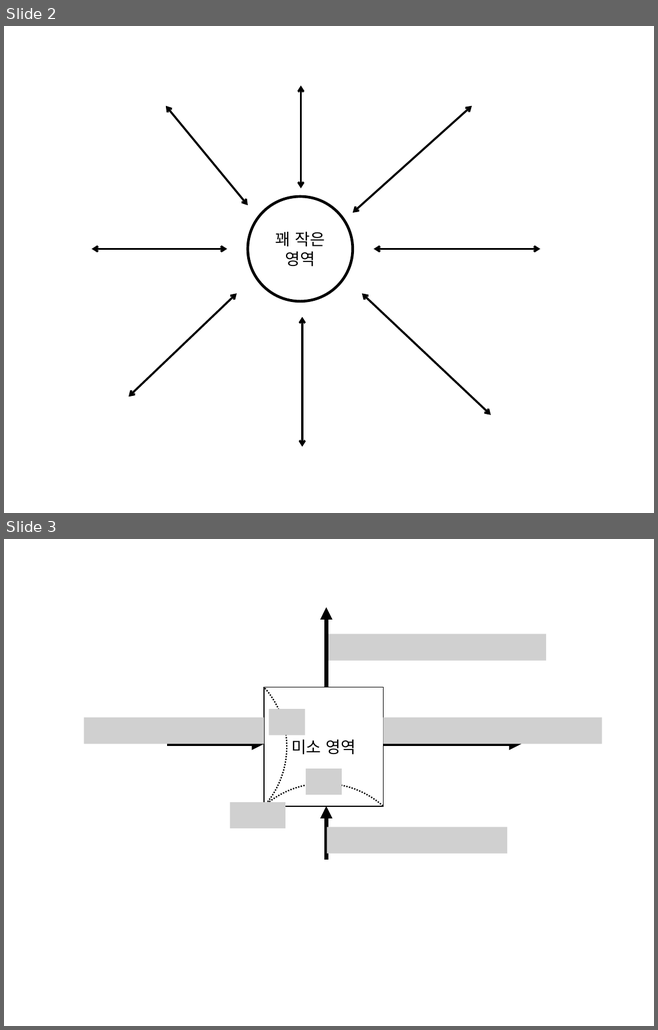
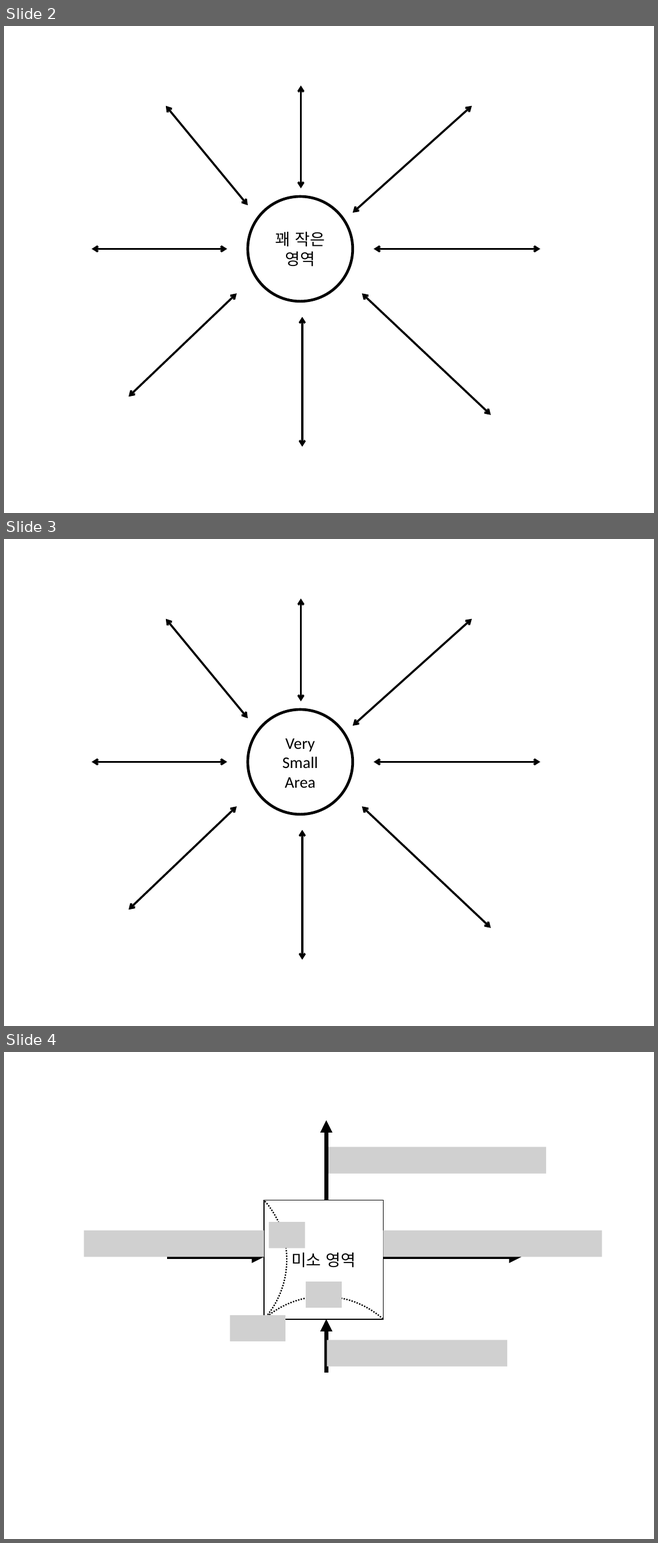
Before and after one commit to answeredbyablemind/answeredbyablemind.github.io, a slide deck: pics/2910-08-25_divergence/pics.pptx. Shown one above the other, each under a label of ours: slides 2 and 3 before the commit, slides 2, 3 and 4 after it. The pictures are 658x1030 and 658x1543 pixels, drawn with LibreOffice and Linux fonts; fonts in the diff are those of the drawing; grey boxes stand for pictures. Boxes give left, top, right and bottom in pixels: in the first picture for what was removed or moved away, otherwise in the second. Text is boxed around its words. In the diff, an @@ line names an element or a change of style, - is before the commit and + after.

```diff
--- a/pics/2910-08-25_divergence/pics.pptx
+++ b/pics/2910-08-25_divergence/pics.pptx
@@ slide 3 added at <box>4,539,654,1026</box>, background #FFFFFF @@
@@ double arrow added from (301, 599) to (301, 701), #000000 2.25 pt @@
@@ double arrow added from (166, 619) to (248, 718), #000000 2.25 pt @@
@@ double arrow added from (471, 619) to (352, 726), #000000 2.25 pt @@
@@ ellipse added at <box>248,709,352,814</box>, outline #000000 3 pt, 18 pt, text #000000 @@
+Very Small
+Area
@@ double arrow added from (92, 762) to (227, 762), #000000 2.25 pt @@
@@ double arrow added from (540, 762) to (373, 762), #000000 2.25 pt @@
@@ double arrow added from (129, 910) to (237, 806), #000000 2.25 pt @@
@@ double arrow added from (491, 928) to (362, 806), #000000 2.25 pt @@
@@ double arrow added from (302, 960) to (302, 830), #000000 2.25 pt @@
@@ what was slide 3 is now slide 4 @@
```
Also in this commit, not shown: 1 other slide added, 7 other files.
